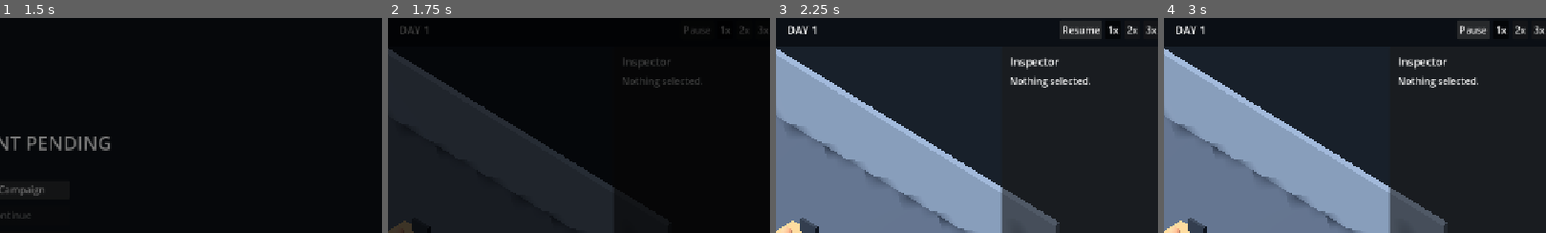
Above: before the commit, frames 1-4 (left to right).
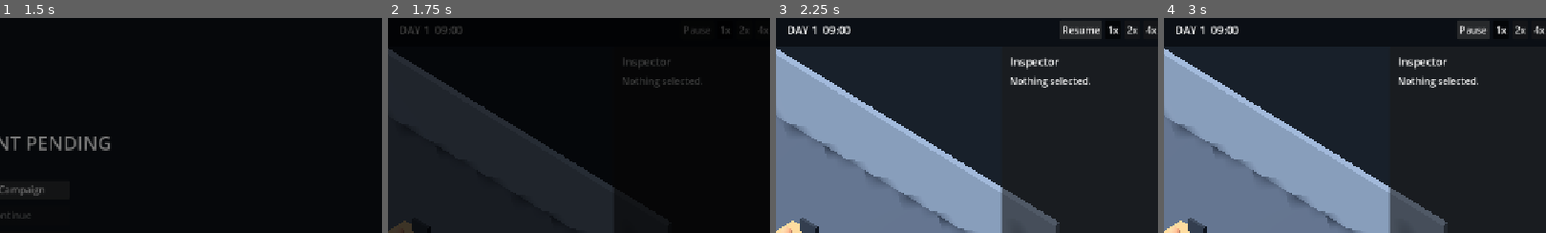
Above: after the commit, the same moments.

Repository: Fartoman94/alignment-pending
Game: Godot game, scene res://scenes/boot.tscn
The game is run twice, just before and just after one commit, with the same random seed, the same clock (stepped at 60 frames per second) and the same inputs.
Inputs:
- Up to frame 1 (1.5 s): click "New Campaign" at 0.5 s; click "New Campaign" at 1.25 s
- Up to frame 2 (1.75 s): no input
- Up to frame 3 (2.25 s): click "Pause" at 2 s
- Up to frame 4 (3 s): click "Resume" at 2.75 s
The pictures show only the part of the screen within x 49-99%, y 1-51%; the shares and areas given below are measured in that part.

Frame 1 is identical in both runs. In frame 2, 0.1% of the frame differs, in the area x 12-20%, y 4-8%; in frame 3, 0.3%, in the area x 12-98%, y 3-8%; in frame 4, 0.3%.

Commit message:
feat(sim): fixed-timestep clock and seeded RNG streams [P07]
Add SimClock autoload: fixed-timestep calendar (day/hour/minute,
EventBus.day_advanced on rollover), active only while a Campaign is
open and not paused, and named deterministic RNG streams seeded from
(campaign_seed, stream_name). The accumulator-based tick loop keeps
calendar progression frame-rate independent regardless of how real
time is split into frames.

Add GameState.calendar_day/hour/minute (persisted) and
reset_to_defaults() (new random seed, reset resources/calendar),
wired into MainMenu's New Campaign, which previously carried over
stale state between sessions. Correct HUD speed tiers from the P04
placeholder 1x/2x/3x to the spec's 1x/2x/4x, and wire the real
calendar into the HUD date label (closing a P04 TODO).

Deterministic RNG test: same seed + same call sequence produces the
same pick sequence, satisfying the acceptance criterion directly.

Co-Authored-By: Claude Sonnet 5 <noreply@anthropic.com>

Diff:
--- a/game/project.godot
+++ b/game/project.godot
@@ -27,3 +27,4 @@
 SaveManager="*res://src/autoload/save_manager.gd"
 SceneRouter="*res://src/autoload/scene_router.gd"
 SettingsManager="*res://src/autoload/settings_manager.gd"
+SimClock="*res://src/autoload/sim_clock.gd"
--- a/game/scenes/hud.tscn
+++ b/game/scenes/hud.tscn
@@ -97,7 +97,7 @@
 layout_mode = 2
 toggle_mode = true
 button_group = SubResource("SpeedGroup")
-text = "3x"
+text = "4x"
 
 [node name="BottomBar" type="Control" parent="."]
 layout_mode = 3
--- a/game/src/autoload/event_bus.gd
+++ b/game/src/autoload/event_bus.gd
@@ -4,3 +4,4 @@
 signal incident_raised(incident_id: StringName)
 signal selection_changed(kind: StringName, entity_id: String)
 signal simulation_pause_changed(paused: bool)
+signal day_advanced(day: int)
--- a/game/src/autoload/game_state.gd
+++ b/game/src/autoload/game_state.gd
@@ -12,10 +12,31 @@
 var safety_debt: float = 17.0
 var paused: bool = false
 var simulation_speed: float = 1.0
+var calendar_day: int = 1
+var calendar_hour: int = 9
+var calendar_minute: int = 0
 
 func toggle_pause() -> void:
     paused = not paused
     EventBus.simulation_pause_changed.emit(paused)
+
+## Resets to a fresh campaign: a new random seed, default resources, and
+## day-1 calendar. Does not touch player settings (SettingsManager owns
+## those separately).
+func reset_to_defaults() -> void:
+    campaign_seed = randi()
+    cash = 184200.0
+    compute_capacity = 100.0
+    compute_used = 32.0
+    power_capacity = 100.0
+    power_used = 49.0
+    public_trust = 43.0
+    safety_debt = 17.0
+    paused = false
+    simulation_speed = 1.0
+    calendar_day = 1
+    calendar_hour = 9
+    calendar_minute = 0
 
 ## Campaign state payload only. The save format version lives one layer up,
 ## in SaveManager's envelope, so it isn't duplicated here.
@@ -30,6 +51,9 @@
         "public_trust": public_trust,
         "safety_debt": safety_debt,
         "simulation_speed": simulation_speed,
+        "calendar_day": calendar_day,
+        "calendar_hour": calendar_hour,
+        "calendar_minute": calendar_minute,
     }
 
 func from_dict(data: Dictionary) -> void:
@@ -42,3 +66,6 @@
     public_trust = float(data.get("public_trust", public_trust))
     safety_debt = float(data.get("safety_debt", safety_debt))
     simulation_speed = float(data.get("simulation_speed", simulation_speed))
+    calendar_day = int(data.get("calendar_day", calendar_day))
+    calendar_hour = int(data.get("calendar_hour", calendar_hour))
+    calendar_minute = int(data.get("calendar_minute", calendar_minute))
--- /dev/null
+++ b/game/src/autoload/sim_clock.gd
@@ -0,0 +1,63 @@
+extends Node
+
+## Fixed-timestep simulation clock (calendar) and named deterministic RNG
+## streams. Only advances while `active` (Campaign sets this on enter/exit)
+## and not GameState.paused. Fixed logical ticks (not raw frame delta) keep
+## calendar progression identical regardless of frame rate.
+
+const REAL_SECONDS_PER_TICK: float = 1.0
+const SIM_MINUTES_PER_TICK: int = 5
+
+var active: bool = false
+
+var _accumulator: float = 0.0
+var _rng_streams: Dictionary = {}
+
+func _process(delta: float) -> void:
+    if not active or GameState.paused:
+        return
+    _accumulator += delta * GameState.simulation_speed
+    while _accumulator >= REAL_SECONDS_PER_TICK:
+        _accumulator -= REAL_SECONDS_PER_TICK
+        _tick()
+
+func _tick() -> void:
+    _advance_minutes(SIM_MINUTES_PER_TICK)
+
+func _advance_minutes(amount: int) -> void:
+    GameState.calendar_minute += amount
+    while GameState.calendar_minute >= 60:
+        GameState.calendar_minute -= 60
+        GameState.calendar_hour += 1
+        while GameState.calendar_hour >= 24:
+            GameState.calendar_hour -= 24
+            GameState.calendar_day += 1
+            EventBus.day_advanced.emit(GameState.calendar_day)
+
+func format_calendar() -> String:
+    return "DAY %d  %02d:%02d" % [GameState.calendar_day, GameState.calendar_hour, GameState.calendar_minute]
+
+## Clears cached RNG streams (they will lazily re-derive from the current
+## GameState.campaign_seed on next use) and the tick accumulator. Call this
+## whenever the seed changes, e.g. starting a new campaign.
+func reset_rng_streams() -> void:
+    _rng_streams.clear()
+    _accumulator = 0.0
+
+## Returns the named deterministic RNG stream, lazily seeded from
+## (campaign_seed, stream_name) so each stream is independent and
+## reproducible for a given seed.
+func rng(stream_name: StringName) -> RandomNumberGenerator:
+    if not _rng_streams.has(stream_name):
+        var generator: RandomNumberGenerator = RandomNumberGenerator.new()
+        generator.seed = hash("%d:%s" % [GameState.campaign_seed, stream_name])
+        _rng_streams[stream_name] = generator
+    return _rng_streams[stream_name]
+
+## Deterministically picks one item from a named stream. The same seed plus
+## the same sequence of calls always yields the same sequence of picks.
+func pick_from(stream_name: StringName, items: Array) -> Variant:
+    if items.is_empty():
+        return null
+    var index: int = rng(stream_name).randi_range(0, items.size() - 1)
+    return items[index]
--- a/game/src/menu/main_menu.gd
+++ b/game/src/menu/main_menu.gd
@@ -13,6 +13,8 @@
     _quit_button.pressed.connect(_on_quit_pressed)
 
 func _on_new_campaign_pressed() -> void:
+    GameState.reset_to_defaults()
+    SimClock.reset_rng_streams()
     await SceneRouter.go_to("res://scenes/campaign.tscn")
 
 func _on_continue_pressed() -> void:
--- a/game/src/ui/hud.gd
+++ b/game/src/ui/hud.gd
@@ -20,6 +20,8 @@
     $TopBar/Margin/HBox/TimeControls/Speed2Button,
     $TopBar/Margin/HBox/TimeControls/Speed3Button,
 ]
+# docs/technical/INPUT_CAMERA.md / P07 spec: pause/1x/2x/4x, not 1x/2x/3x.
+const SPEED_TIER_VALUES: Array[float] = [1.0, 2.0, 4.0]
 @onready var _inspector_title: Label = $RightPanel/Margin/VBox/Title
 @onready var _inspector_body: Label = $RightPanel/Margin/VBox/Body
 @onready var _section_buttons: Array[Button] = [
@@ -35,7 +37,7 @@
 func _ready() -> void:
     _pause_button.pressed.connect(_on_pause_pressed)
     for i in _speed_buttons.size():
-        _speed_buttons[i].pressed.connect(_on_speed_pressed.bind(i + 1))
+        _speed_buttons[i].pressed.connect(_on_speed_pressed.bind(i))
     for btn: Button in _section_buttons:
         btn.pressed.connect(_on_section_pressed.bind(btn.text))
     EventBus.selection_changed.connect(_on_selection_changed)
@@ -53,7 +55,7 @@
     _power_label.text = "POWER %d%%" % int(roundf(GameState.power_used / GameState.power_capacity * 100.0))
     _trust_label.text = "TRUST %d" % int(roundf(GameState.public_trust))
     _safety_label.text = "SAFETY DEBT %d" % int(roundf(GameState.safety_debt))
-    _date_label.text = "DAY 1"  # TODO(P07): replace with the simulation clock's campaign date.
+    _date_label.text = SimClock.format_calendar()
     _pause_button.text = "Resume" if GameState.paused else "Pause"
 
 func _format_money(v: float) -> String:
@@ -65,14 +67,13 @@
 func _on_pause_changed(_paused: bool) -> void:
     _refresh_resource_strip()
 
-func _on_speed_pressed(tier: int) -> void:
-    GameState.simulation_speed = float(tier)
+func _on_speed_pressed(tier_index: int) -> void:
+    GameState.simulation_speed = SPEED_TIER_VALUES[tier_index]
     _sync_speed_buttons()
 
 func _sync_speed_buttons() -> void:
-    var active_tier: int = int(round(GameState.simulation_speed))
     for i in _speed_buttons.size():
-        _speed_buttons[i].button_pressed = (i + 1 == active_tier)
+        _speed_buttons[i].button_pressed = is_equal_approx(SPEED_TIER_VALUES[i], GameState.simulation_speed)
 
 func _on_section_pressed(section_name: String) -> void:
     _inspector_title.text = section_name
--- a/game/src/world/campaign.gd
+++ b/game/src/world/campaign.gd
@@ -13,6 +13,10 @@
     _build_camera()
     _build_hud()
     _build_autosave_timer()
+    SimClock.active = true
+
+func _exit_tree() -> void:
+    SimClock.active = false
 
 func _ensure_input_actions() -> void:
     var bindings: Dictionary = {
--- a/game/tests/smoke_test.gd
+++ b/game/tests/smoke_test.gd
@@ -27,7 +27,7 @@
     print("SMOKE_OK: boot/main_menu/campaign scenes resolve")
 
 func _initialize() -> void:
-    var expected_autoloads: Array[String] = ["EventBus", "GameState", "SaveManager", "SceneRouter", "SettingsManager"]
+    var expected_autoloads: Array[String] = ["EventBus", "GameState", "SaveManager", "SceneRouter", "SettingsManager", "SimClock"]
     for autoload_name: String in expected_autoloads:
         if not get_root().has_node(autoload_name):
             push_error("Missing expected autoload singleton: %s" % autoload_name)
@@ -198,4 +198,58 @@
         return
     print("SMOKE_OK: DataValidator catches duplicate ids, unknown categories, out-of-range severity, bad choices, and missing fields")
 
+    var sim: Node = get_root().get_node("SimClock")
+    var pool: Array = ["a", "b", "c", "d", "e"]
+
+    state.campaign_seed = 4242
+    sim.reset_rng_streams()
+    var sequence_a: Array = []
+    for i in 5:
+        sequence_a.append(sim.pick_from("events", pool))
+
+    state.campaign_seed = 4242
+    sim.reset_rng_streams()
+    var sequence_b: Array = []
+    for i in 5:
+        sequence_b.append(sim.pick_from("events", pool))
+
+    if sequence_a != sequence_b:
+        push_error("SimClock RNG stream is not deterministic for the same seed: %s vs %s" % [sequence_a, sequence_b])
+        quit(1)
+        return
+    print("SMOKE_OK: same seed + actions produces the same event-selection sequence")
+
+    # Fixed-tick calendar advance must be frame-rate independent: the same
+    # total elapsed time should land on the same calendar regardless of how
+    # many frames it was split across. Deliberately not a whole number of
+    # ticks, so float summation error across 370 tiny steps can't flip
+    # which side of an exact tick boundary the total lands on.
+    var total_seconds: float = 37.3
+    state.calendar_day = 1
+    state.calendar_hour = 9
+    state.calendar_minute = 0
+    state.simulation_speed = 1.0
+    state.paused = false
+    sim.active = true
+    sim._accumulator = 0.0
+    sim._process(total_seconds)
+    var day_a: int = state.calendar_day
+    var hour_a: int = state.calendar_hour
+    var minute_a: int = state.calendar_minute
+
+    state.calendar_day = 1
+    state.calendar_hour = 9
+    state.calendar_minute = 0
+    sim._accumulator = 0.0
+    var steps: int = 370
+    for i in steps:
+        sim._process(total_seconds / steps)
+
+    sim.active = false
+    if state.calendar_day != day_a or state.calendar_hour != hour_a or state.calendar_minute != minute_a:
+        push_error("SimClock tick advancement is not frame-rate independent (%d %02d:%02d vs %d %02d:%02d)" % [day_a, hour_a, minute_a, state.calendar_day, state.calendar_hour, state.calendar_minute])
+        quit(1)
+        return
+    print("SMOKE_OK: SimClock fixed-tick calendar advance is frame-rate independent")
+
     quit(0)
Not shown, added: game/src/autoload/sim_clock.gd.uid
Not shown, changed: docs/production/IMPLEMENTATION_STATUS.md
Not shown, changed: prompts/RUN_ORDER.md
